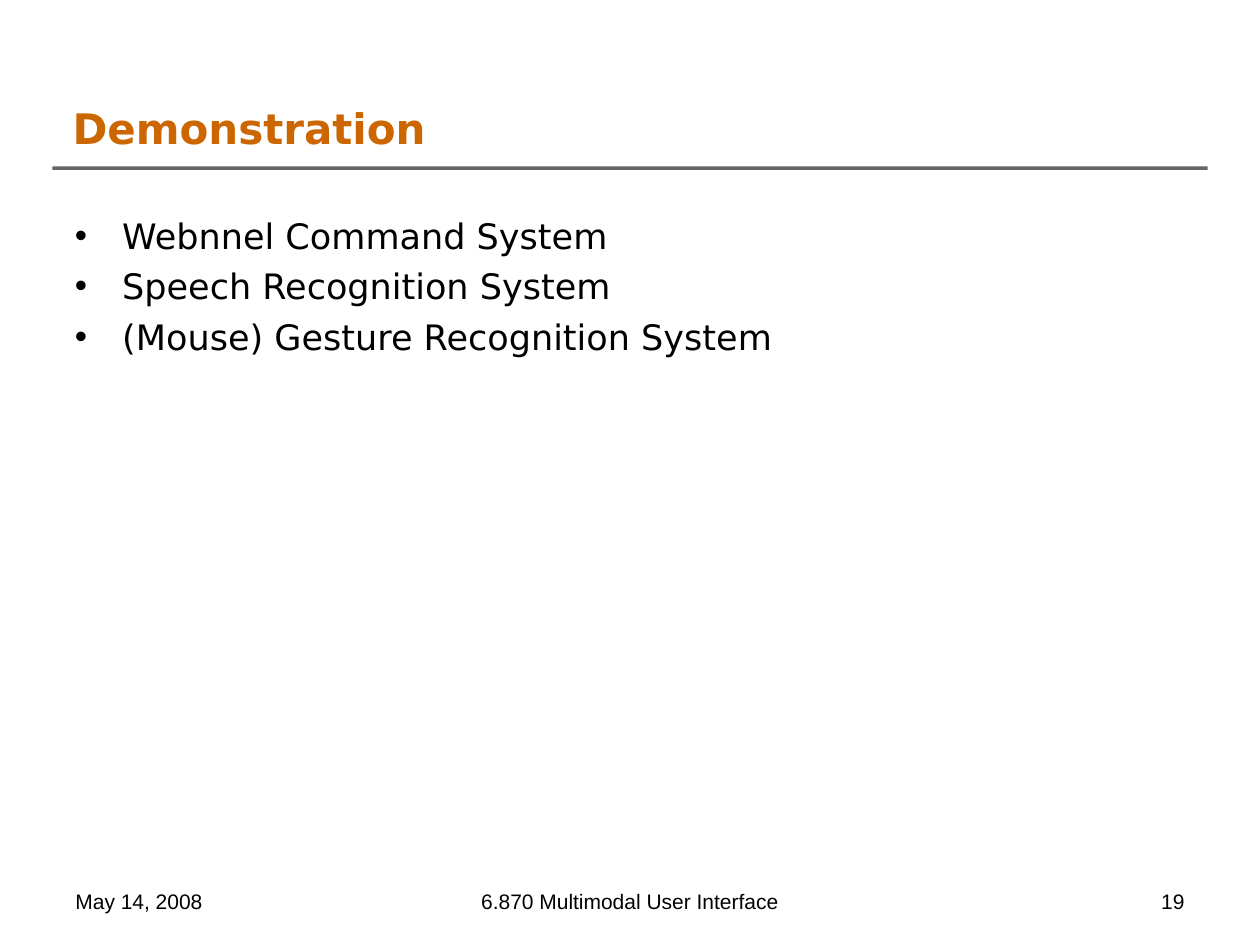
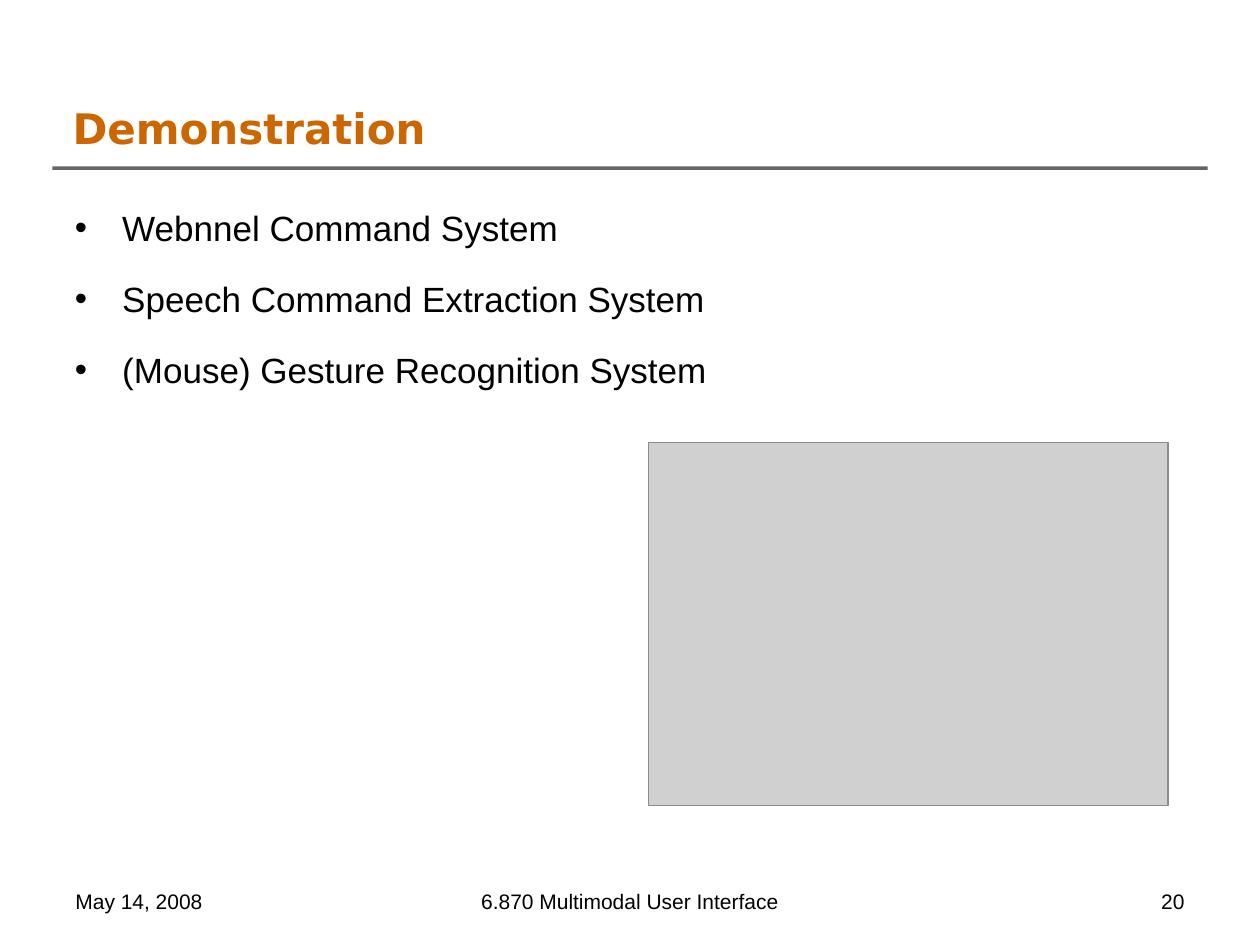
Before and after one commit to oshanis/webnnel, a slide deck: slide 20 of docs/6.870 Final Project Presentation.ppt (slide 19 before the commit). Drawn at 1260x945 pixels with LibreOffice and Linux fonts; fonts in the diff are those of the drawing; grey boxes stand for pictures; background and template pictures are left out. Boxes give left, top, right and bottom in pixels: in the first picture for what was removed or moved away, otherwise in the second. Text is boxed around its words. In the diff, an @@ line names an element or a change of style, - is before the commit and + after.

```diff
--- a/docs/6.870 Final Project Presentation.ppt
+++ b/docs/6.870 Final Project Presentation.ppt
@@ text "Webnnel Command System": place and size @@
-text "Webnnel Command System" at (122,222,772,358)
+text "Webnnel Command System" at (122,215,707,390)
@@ text at (122,215,707,390): font DejaVu Sans to Arial in "Webnnel Command System", "(Mouse) Gesture Recognition System" @@
@@ text at (122,286,705,319): text changed; font DejaVu Sans to Arial @@
-• Speech Recognition System
+• Speech Command Extraction System
@@ picture added at (649,442,1168,806) @@
@@ page number at (1161,894,1184,910): text changed @@
-19
+20
```
Also in this commit, not shown: 8 other slides changed, 4 slides added.
